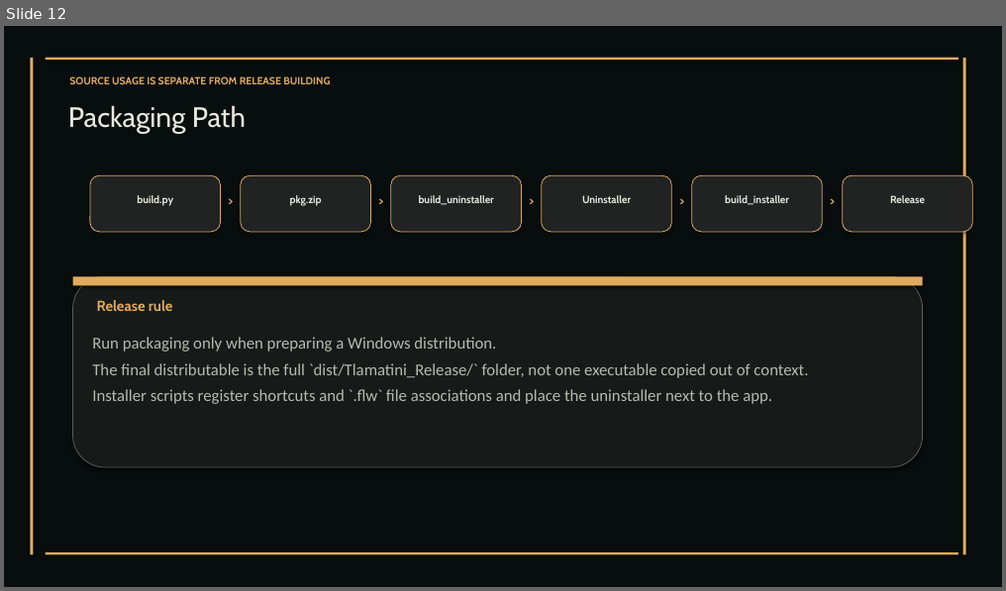
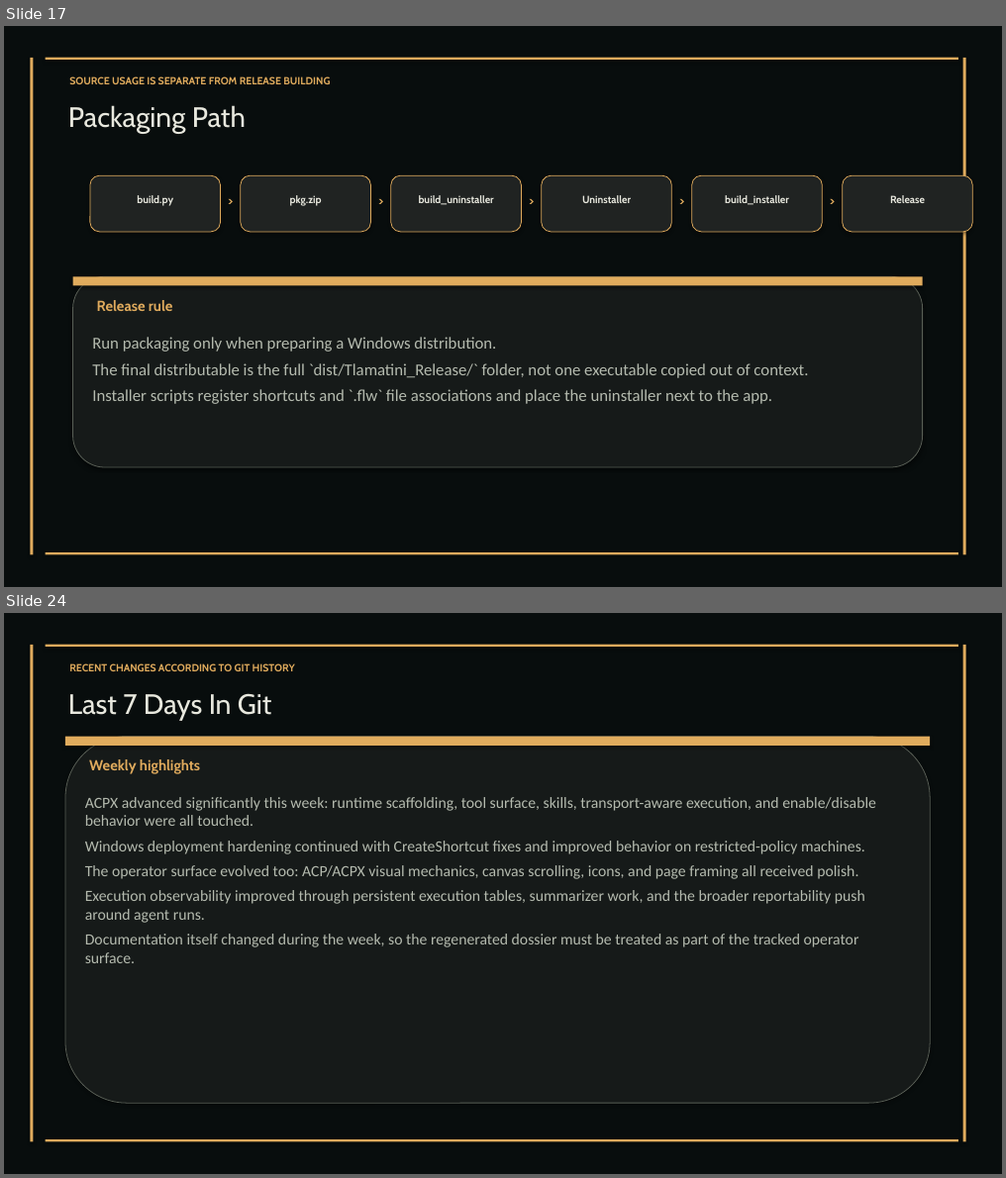
Before and after one commit to XAIHT/Tlamatini, a slide deck: Tlamatini_eXtended_Artificial_Intelligence_Humanly_Tempered.pptx. Shown one above the other, each under a label of ours: slide 12 before the commit, slides 17 and 24 after it; the slides between them are not shown. The pictures are 1006x591 and 1006x1178 pixels, drawn with LibreOffice and Linux fonts; fonts in the diff are those of the drawing. Boxes give left, top, right and bottom in pixels: in the first picture for what was removed or moved away, otherwise in the second. Text is boxed around its words. In the diff, an @@ line names an element or a change of style, - is before the commit and + after.

Commit message:
Updating doc generation asset, and documentation, by Tlamatini's-AutoBot.

```diff
--- a/Tlamatini_eXtended_Artificial_Intelligence_Humanly_Tempered.pptx
+++ b/Tlamatini_eXtended_Artificial_Intelligence_Humanly_Tempered.pptx
@@ slide 24 added at (x1=4, y1=613, x2=1002, y2=1174), background #FFFFFF @@
@@ rectangle added at (x1=4, y1=613, x2=1002, y2=1174), fill #080D0D @@
@@ rectangle added at (x1=30, y1=645, x2=33, y2=1143), fill #E0AB5D @@
@@ rectangle added at (x1=46, y1=645, x2=958, y2=647), fill #E0AB5D @@
@@ text added at (x1=69, y1=663, x2=295, y2=671), 10 pt, text #E0AB5D, bold @@
+RECENT CHANGES ACCORDING TO GIT HISTORY
@@ rectangle added at (x1=963, y1=645, x2=966, y2=1143), fill #E0AB5D @@
@@ text added at (x1=68, y1=693, x2=271, y2=720), 27 pt, text #E8E8DE @@
+Last 7 Days In Git
@@ rounded rectangle added at (x1=65, y1=737, x2=930, y2=1103), fill #161A19, outline #595F56 0.75 pt @@
@@ rectangle added at (x1=65, y1=737, x2=930, y2=746), fill #E0AB5D @@
@@ text added at (x1=89, y1=760, x2=200, y2=774), 14 pt, text #E0AB5D, bold @@
+Weekly highlights
@@ text added at (x1=85, y1=797, x2=876, y2=963), 15 pt, text #B4BAAE @@
+ACPX advanced significantly this week: runtime scaffolding, tool surface, skills, transport-aware execution, and enable/disable behavior were all touched.
+Windows deployment hardening continued with CreateShortcut fixes and improved behavior on restricted-policy machines.
+The operator surface evolved too: ACP/ACPX visual mechanics, canvas scrolling, icons, and page framing all received polish.
+Execution observability improved through persistent execution tables, summarizer work, and the broader reportability push around agent runs.
+Documentation itself changed during the week, so the regenerated dossier must be treated as part of the tracked operator surface.
@@ rectangle added at (x1=46, y1=1140, x2=958, y2=1143), fill #E0AB5D @@
@@ what was slide 12 is now slide 17 @@
```
Also in this commit, not shown: 20 slides changed, 14 other slides added, 1 slide removed, 2 other files.
